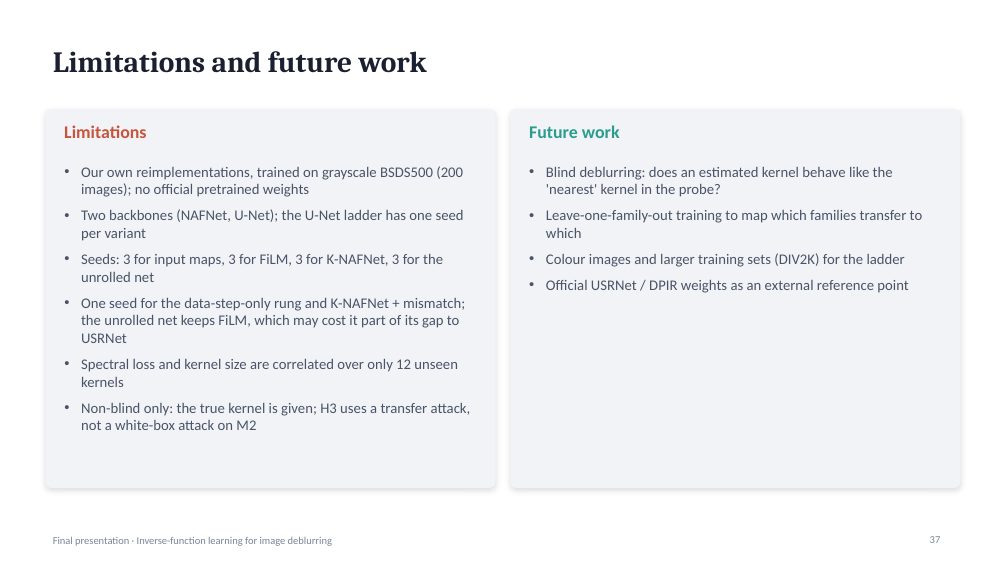
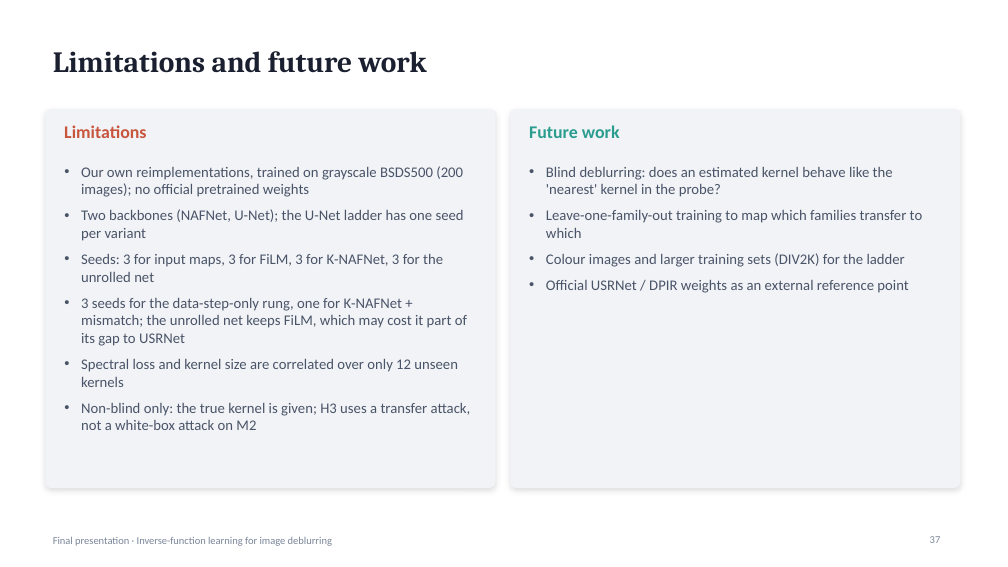
Before and after one commit to suryamanoj4/Inverse-Deblur, a slide deck: slide 37 of report/final_presentation.pptx. Drawn at 1008x567 pixels with LibreOffice and Linux fonts; fonts in the diff are those of the drawing. Boxes give left, top, right and bottom in pixels: in the first picture for what was removed or moved away, otherwise in the second. Text is boxed around its words. In the diff, an @@ line names an element or a change of style, - is before the commit and + after.

```diff
--- a/report/final_presentation.pptx
+++ b/report/final_presentation.pptx
@@ text at bbox=[81, 298, 467, 346]: text changed @@
-• One seed for the data-step-only rung and K-NAFNet + mismatch; the unrolled net keeps FiLM, which may cost it part of its gap to USRNet
+• 3 seeds for the data-step-only rung, one for K-NAFNet + mismatch; the unrolled net keeps FiLM, which may cost it part of its gap to USRNet
```
Also in this commit, not shown: 4 other slides changed, 2 other files.
